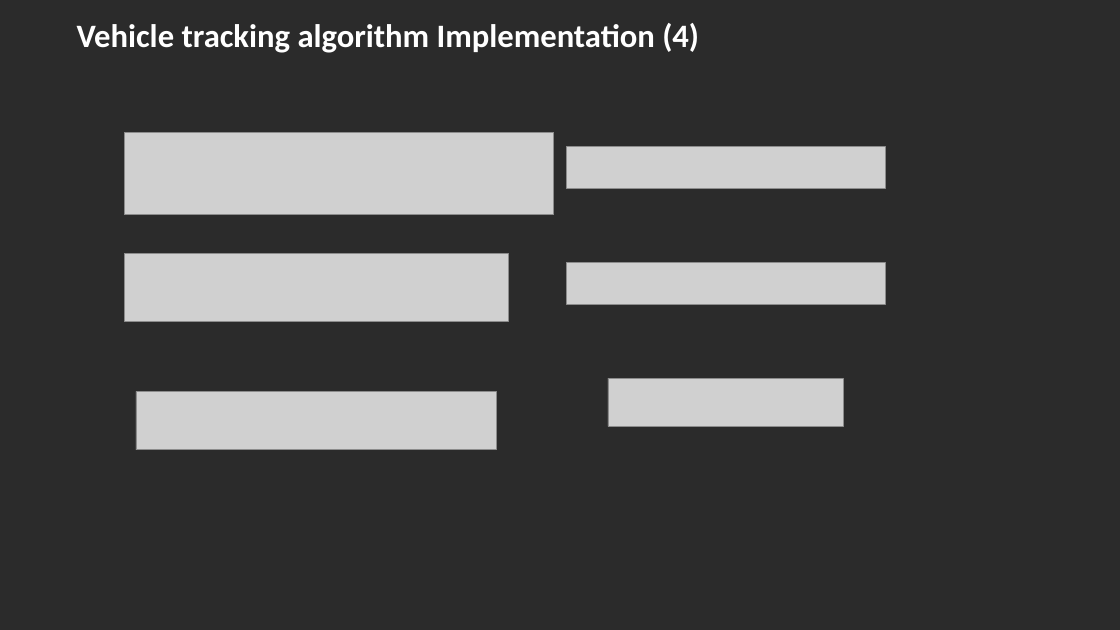
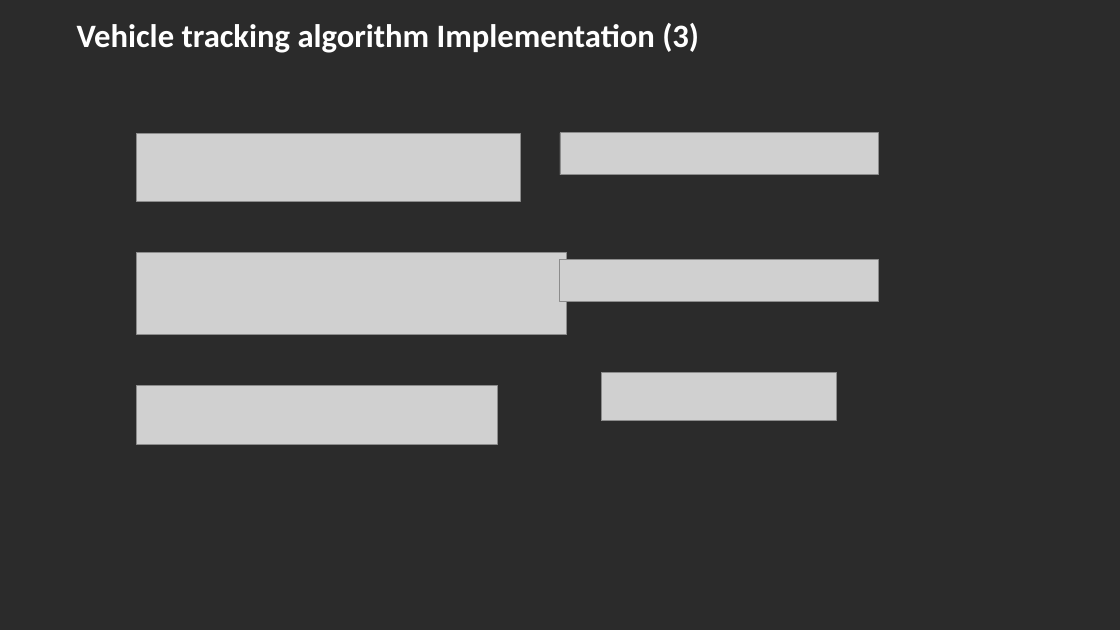
Before and after one commit to severisilvia/merging-simulation, a slide deck: slide 14 of Merging simulation.pptx (slide 11 before the commit). Drawn at 1120x630 pixels with LibreOffice and Linux fonts; fonts in the diff are those of the drawing; grey boxes stand for pictures; background and template pictures are left out; a plain dark background stands for a picture behind light text. Boxes give left, top, right and bottom in pixels: in the first picture for what was removed or moved away, otherwise in the second. Text is boxed around its words. In the diff, an @@ line names an element or a change of style, - is before the commit and + after.

```diff
--- a/Merging simulation.pptx
+++ b/Merging simulation.pptx
@@ text at [77,23,699,53]: text changed @@
-Vehicle tracking algorithm Implementation (4)
+Vehicle tracking algorithm Implementation (3)
@@ picture: place and size @@
-picture at [124,254,508,322]
+picture at [136,134,520,202]
@@ picture added at [560,133,879,175] @@
@@ picture: place and size @@
-picture at [124,133,555,215]
+picture at [137,252,567,334]
@@ picture: place and size @@
-picture at [566,146,886,188]
+picture at [560,260,879,302]
@@ picture removed at [566,262,886,304] @@
@@ picture: place and size @@
-picture at [136,392,497,450]
+picture at [137,386,497,444]
@@ picture: place and size @@
-picture at [608,378,844,427]
+picture at [602,372,837,421]
```
Also in this commit, not shown: 8 other slides changed, 9 slides added, 5 slides removed, 1 other file.
